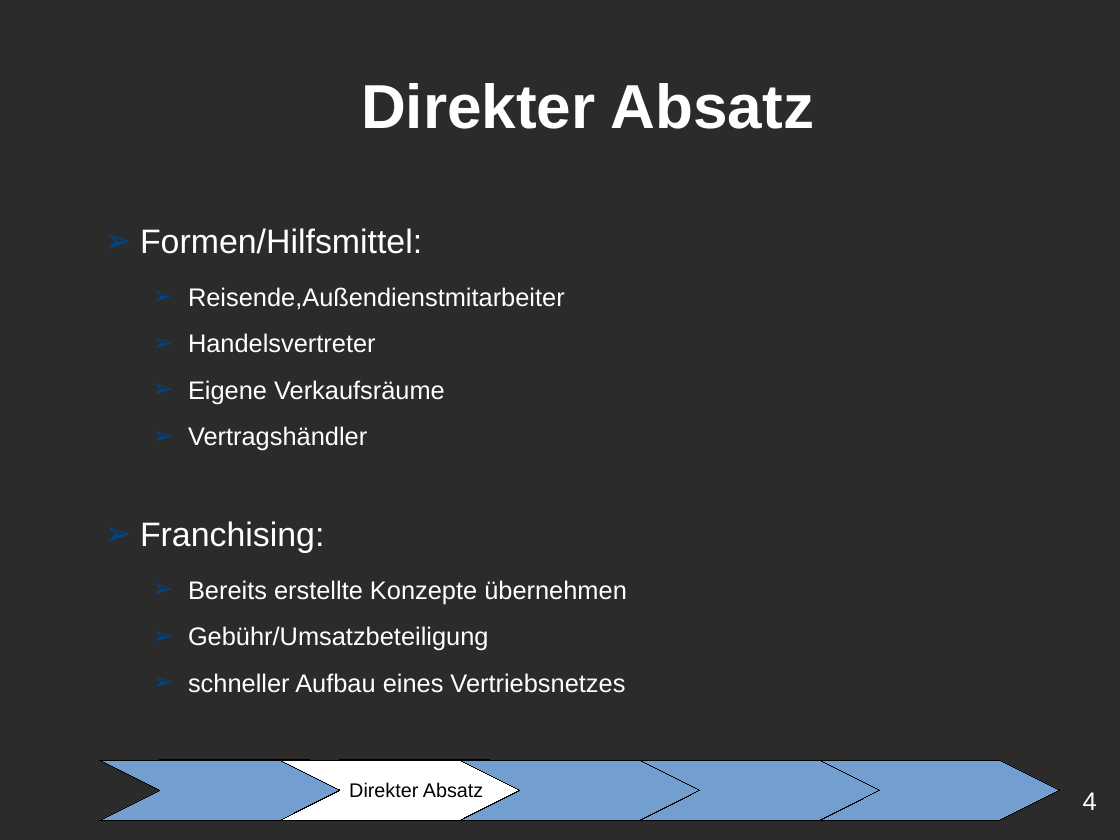
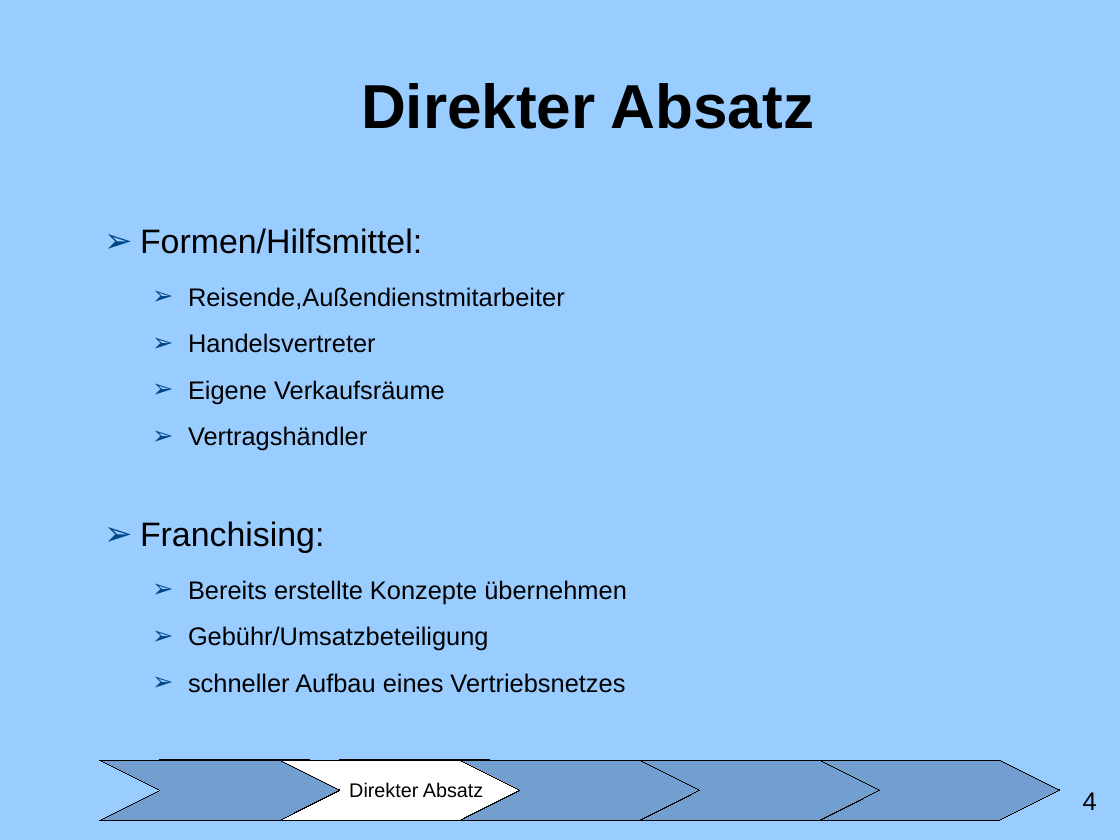
Before and after one commit to ChristianMarzianGithub/WGBlockWoche2Praesentation, a slide deck: slide 4 of TemplateHellGrauBlau.odp. Drawn at 1120x840 pixels with LibreOffice and Linux fonts; fonts in the diff are those of the drawing; background and template pictures are left out; a plain dark background stands for a picture behind light text. Boxes give left, top, right and bottom in pixels: in the first picture for what was removed or moved away, otherwise in the second. Text is boxed around its words. In the diff, an @@ line names an element or a change of style, - is before the commit and + after.

```diff
--- a/TemplateHellGrauBlau.odp
+++ b/TemplateHellGrauBlau.odp
@@ background picture (left out) to #99CCFF @@
@@ text colour #FFFFFF to #000000 in 3 elements at bbox=[361, 83, 814, 129], bbox=[140, 228, 627, 693], bbox=[1083, 792, 1097, 810] @@
```
Also in this commit, not shown: 7 other slides changed.
